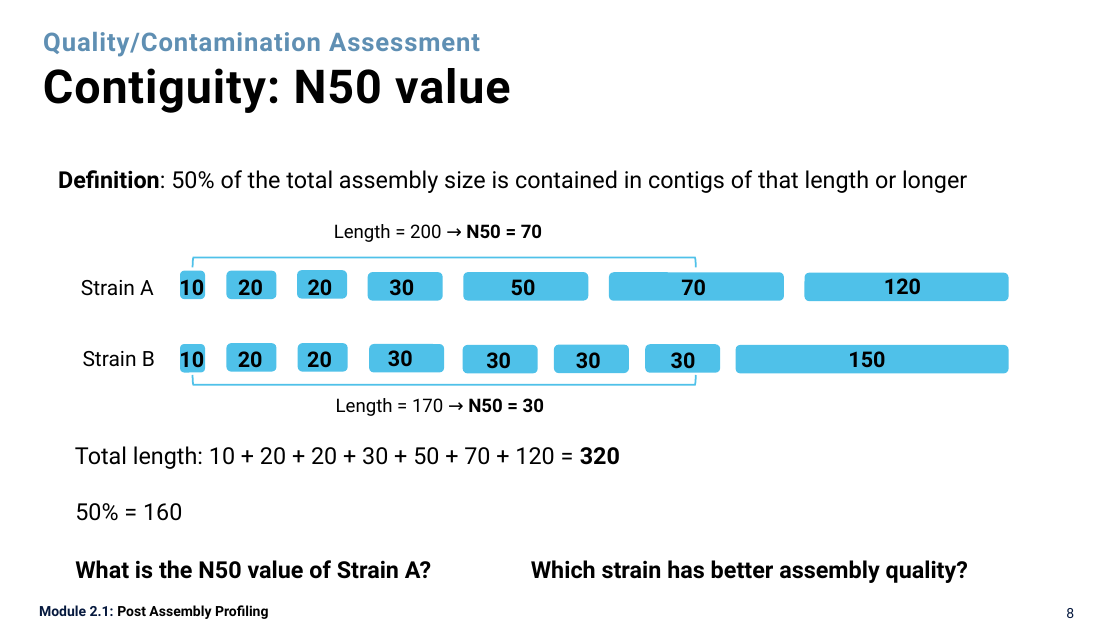
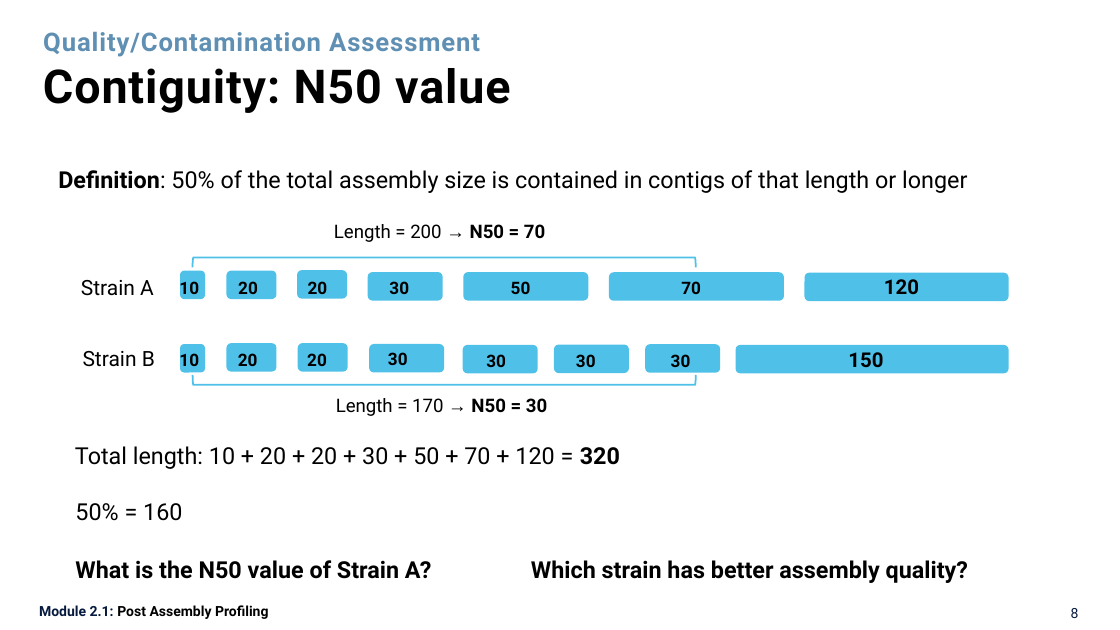
Before and after one commit to quynhnpn-oucru/MicroGen-2026, a slide deck: slide 8 of day-2_quynhnpn/instructions/presentations/microgen2026_postassembly_quynhnpn.pptx. Drawn at 1120x630 pixels with LibreOffice and Linux fonts; fonts in the diff are those of the drawing. Boxes give left, top, right and bottom in pixels: in the first picture for what was removed or moved away, otherwise in the second. Text is boxed around its words. In the diff, an @@ line names an element or a change of style, - is before the commit and + after.

Commit message:
upload presentations day-2

```diff
--- a/day-2_quynhnpn/instructions/presentations/microgen2026_postassembly_quynhnpn.pptx
+++ b/day-2_quynhnpn/instructions/presentations/microgen2026_postassembly_quynhnpn.pptx
@@ text "Length = 200 → N50 ..." at [334, 224, 545, 242]: font Roboto to Arial in "→" @@
@@ text "120" at [884, 279, 919, 294]: size 18.5 to 17.5 pt; line spacing 0.8 to 0.81 @@
@@ size 18.5 to 14.8 pt; line spacing 0.7 to 0.72 in 13 elements at [671, 354, 691, 367], [308, 281, 328, 300], [307, 353, 327, 366], [179, 279, 199, 300], [238, 281, 258, 300], [389, 281, 409, 294], [681, 281, 701, 294], [179, 350, 199, 371], [238, 353, 258, 366], [486, 354, 506, 367], [511, 281, 531, 294], [388, 352, 408, 365], [576, 354, 596, 367] @@
@@ proportions changed in 15 elements at [180, 271, 205, 299], [805, 273, 1009, 302], [227, 271, 277, 299], [368, 272, 443, 301], [297, 271, 348, 299], [464, 272, 589, 301], [609, 272, 784, 301], [180, 344, 205, 373], [736, 345, 1009, 374], [227, 344, 277, 372], [369, 344, 444, 373], [297, 344, 348, 372], [463, 345, 538, 374], [554, 344, 628, 373], [645, 344, 720, 373] @@
@@ text "150" at [848, 352, 883, 368]: size 18.5 to 17.5 pt; line spacing 0.8 to 0.81 @@
@@ text "Length = 170 → N50 ..." at [336, 398, 547, 416]: font Roboto to Arial in "→" @@
@@ page number: place and size @@
-page number at [1066, 608, 1074, 618]
+page number at [1071, 608, 1079, 618]
```
Also in this commit, not shown: 16 other slides changed, 1 other file.
